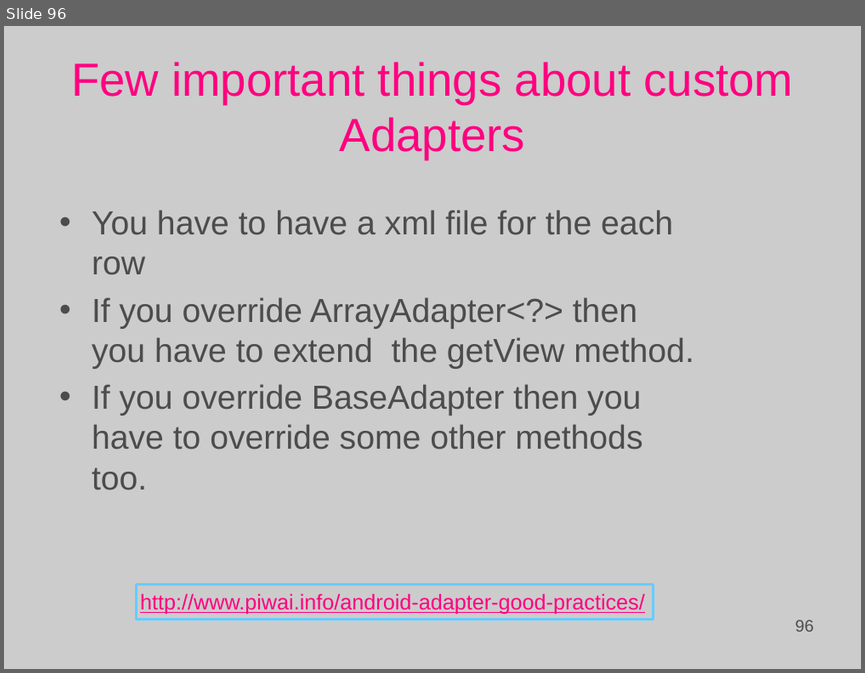
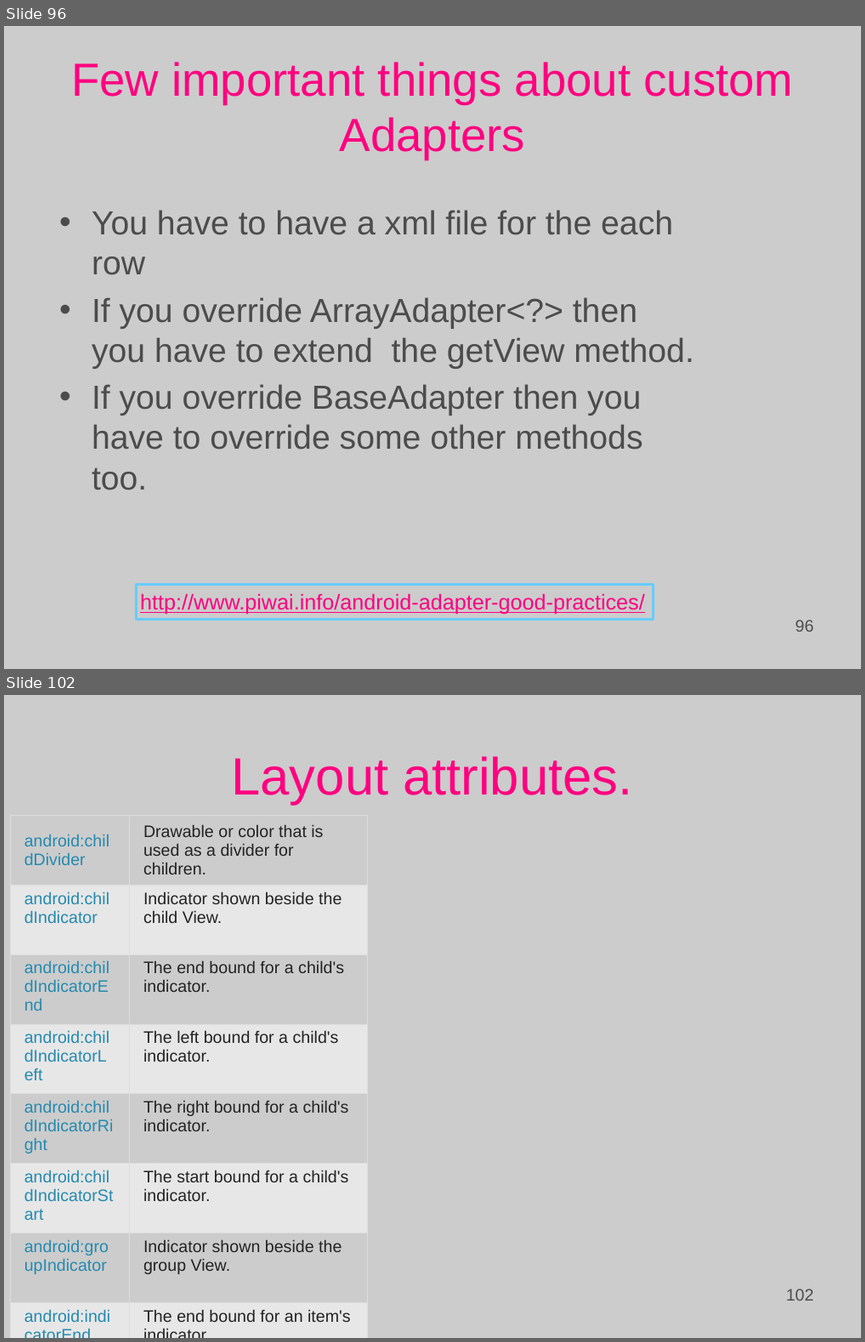
Before and after one commit to Basis-Android-Training/basis-android-training, a slide deck: Batch 12/Course lectures.ppt. Shown one above the other, each under a label of ours: slide 96 before the commit, slides 96 and 102 after it; the slides between them are not shown. The pictures are 865x673 and 865x1342 pixels, drawn with LibreOffice and Linux fonts; fonts in the diff are those of the drawing; background and template pictures are left out. Boxes give left, top, right and bottom in pixels: in the first picture for what was removed or moved away, otherwise in the second. Text is boxed around its words. In the diff, an @@ line names an element or a change of style, - is before the commit and + after.

```diff
--- a/Batch 12/Course lectures.ppt
+++ b/Batch 12/Course lectures.ppt
@@ slide 102 added at bbox=[4, 695, 861, 1338], background picture (left out) @@
@@ title added at bbox=[231, 756, 632, 805], 44 pt, text #FF0080 @@
+Layout attributes.
@@ table added at bbox=[10, 815, 367, 1325], 11 rows, 2 columns @@
+android:childDivider | Drawable or color that is used as a divider for children.
+android:childIndicator | Indicator shown beside the child View.
+android:childIndicatorEnd | The end bound for a child's indicator.
+android:childIndicatorLeft | The left bound for a child's indicator.
+android:childIndicatorRight | The right bound for a child's indicator.
+android:childIndicatorStart | The start bound for a child's indicator.
+android:groupIndicator | Indicator shown beside the group View.
+android:indicatorEnd | The end bound for an item's indicator.
+android:indicatorLeft | The left bound for an item's indicator.
+android:indicatorRight | The right bound for an item's indicator.
+android:indicatorStart | The start bound for an item's indicator.
@@ page number added at bbox=[619, 1280, 818, 1307], 14 pt, text #4C4C4C @@
+102
```
Also in this commit, not shown: 2 slides changed, 17 other slides added, 12 other files.
